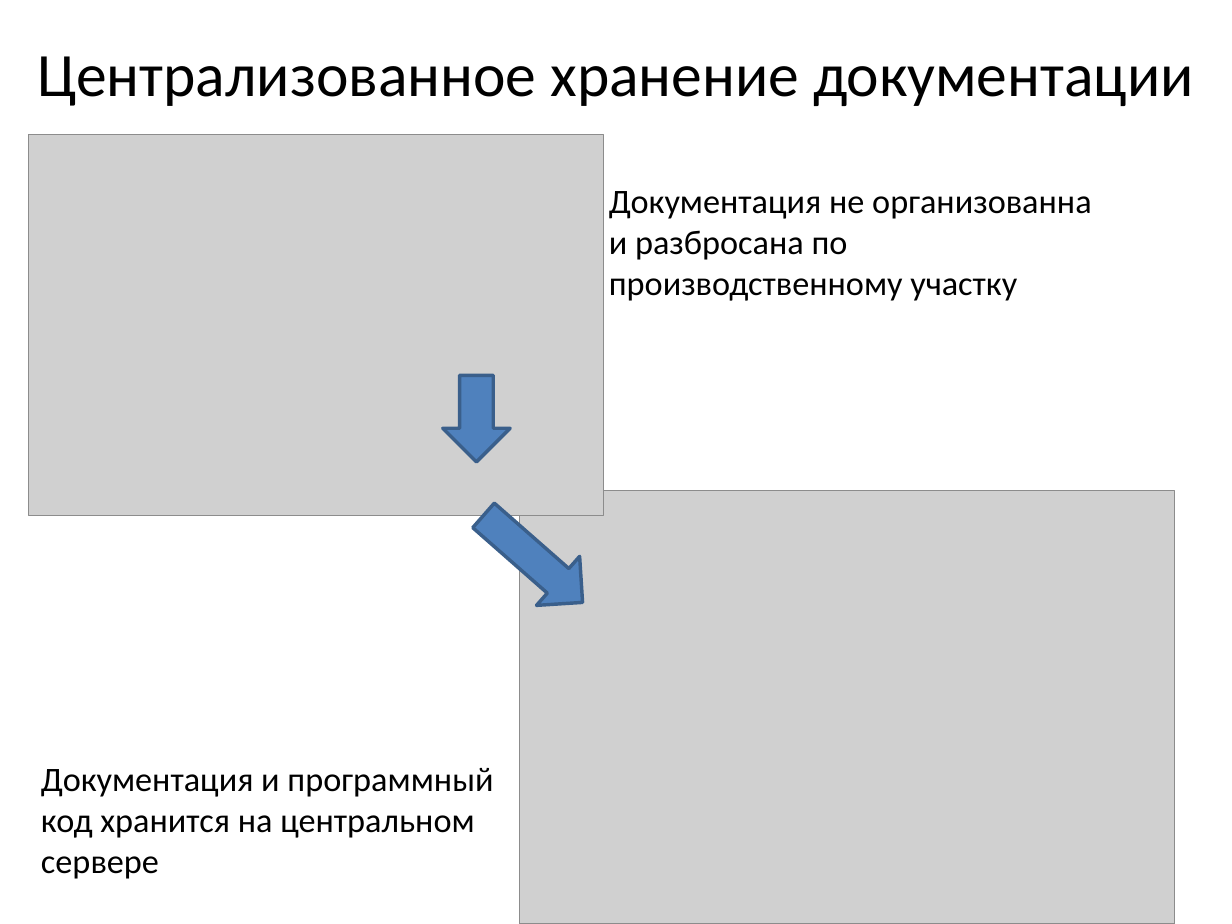
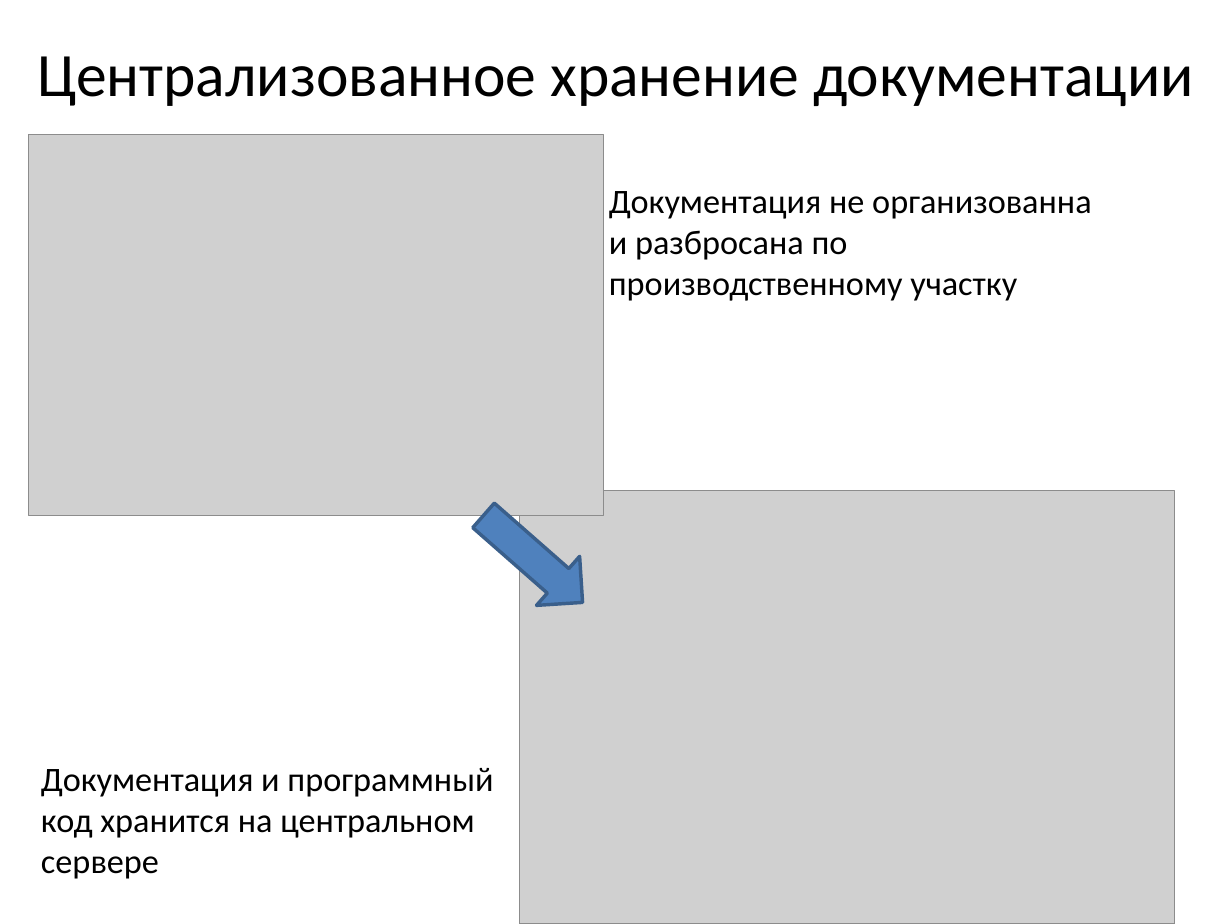
Before and after one commit to stden/diplomx, a slide deck: slide 7 of Кудрявцев Иван Владиславович/Презентация к диплому.pptx. Drawn at 1232x924 pixels with LibreOffice and Linux fonts; fonts in the diff are those of the drawing; grey boxes stand for pictures. Boxes give left, top, right and bottom in pixels: in the first picture for what was removed or moved away, otherwise in the second. Text is boxed around its words. In the diff, an @@ line names an element or a change of style, - is before the commit and + after.

```diff
--- a/Кудрявцев Иван Владиславович/Презентация к диплому.pptx
+++ b/Кудрявцев Иван Владиславович/Презентация к диплому.pptx
@@ down arrow removed at (442,376,510,462) @@
```
Also in this commit, not shown: 8 other slides changed, 1 slide added, 4 other files.
